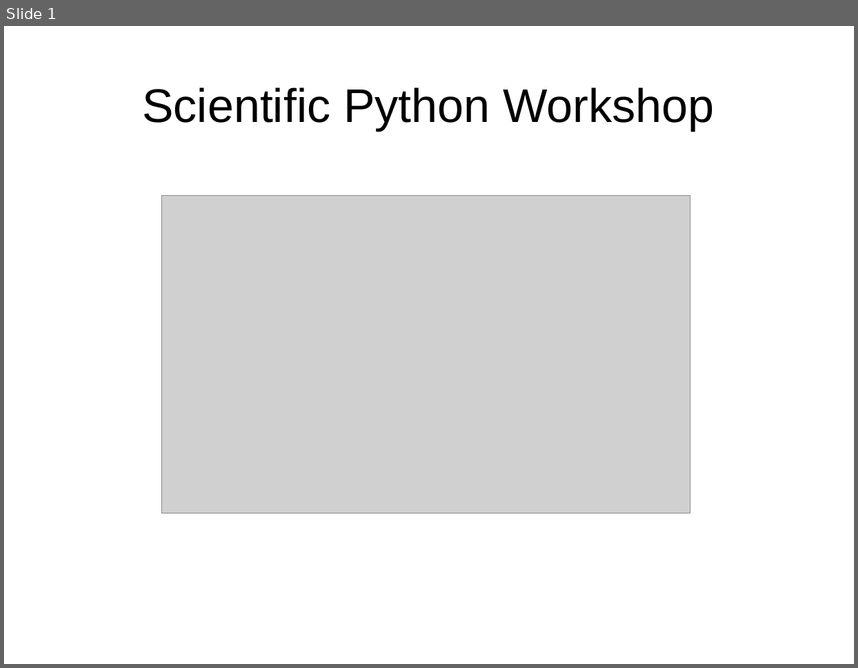
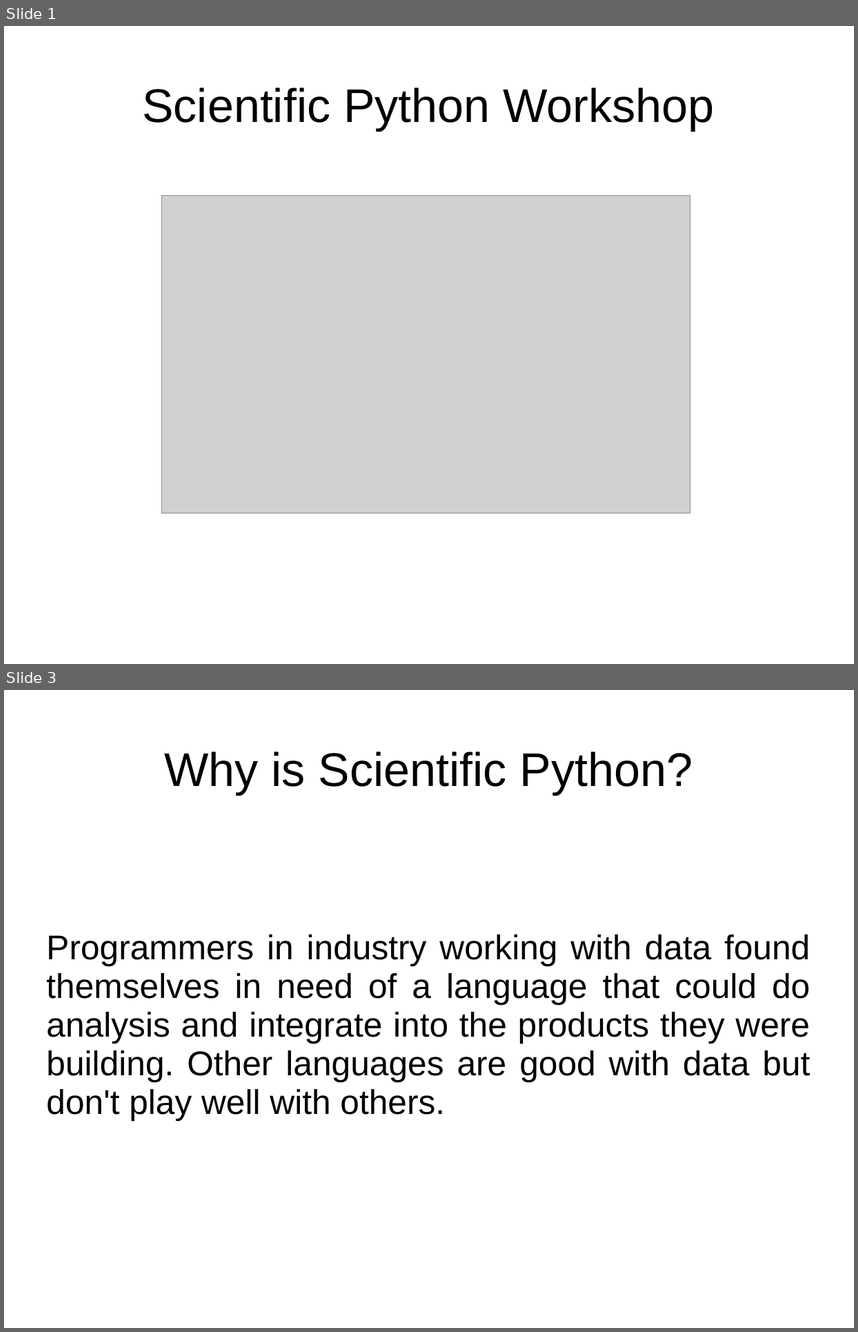
Before and after one commit to bunnylab/scipython-workshop, a slide deck: slides/brief_intro.ppt. Shown one above the other, each under a label of ours: slide 1 before the commit, slides 1 and 3 after it; the slides between them are not shown. The pictures are 858x668 and 858x1332 pixels, drawn with LibreOffice and Linux fonts; fonts in the diff are those of the drawing; grey boxes stand for pictures. Boxes give left, top, right and bottom in pixels: in the first picture for what was removed or moved away, otherwise in the second. Text is boxed around its words. In the diff, an @@ line names an element or a change of style, - is before the commit and + after.

```diff
--- a/slides/brief_intro.ppt
+++ b/slides/brief_intro.ppt
@@ slide 3 added at (4,690,854,1328), background #FFFFFF @@
@@ title added at (164,751,693,794), 44 pt, text #000000 @@
+Why is Scientific Python?
@@ subtitle added at (46,934,810,1121), 32 pt, text #000000 @@
+Programmers in industry working with data found themselves in need of a language that could do analysis and integrate into the products they were building. Other languages are good with data but don't play well with others.
```
Also in this commit, not shown: 3 other slides added, 1 other file.
